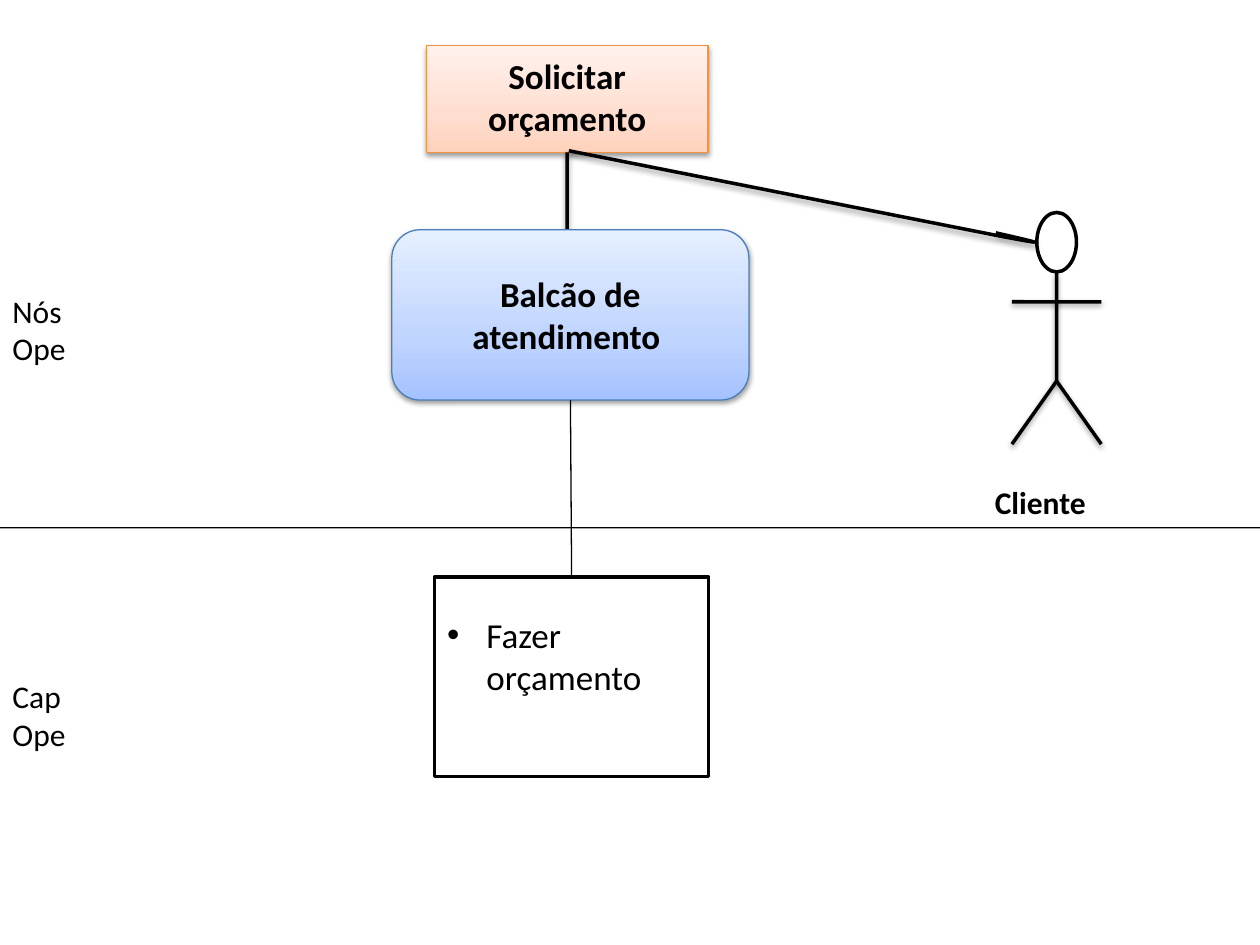
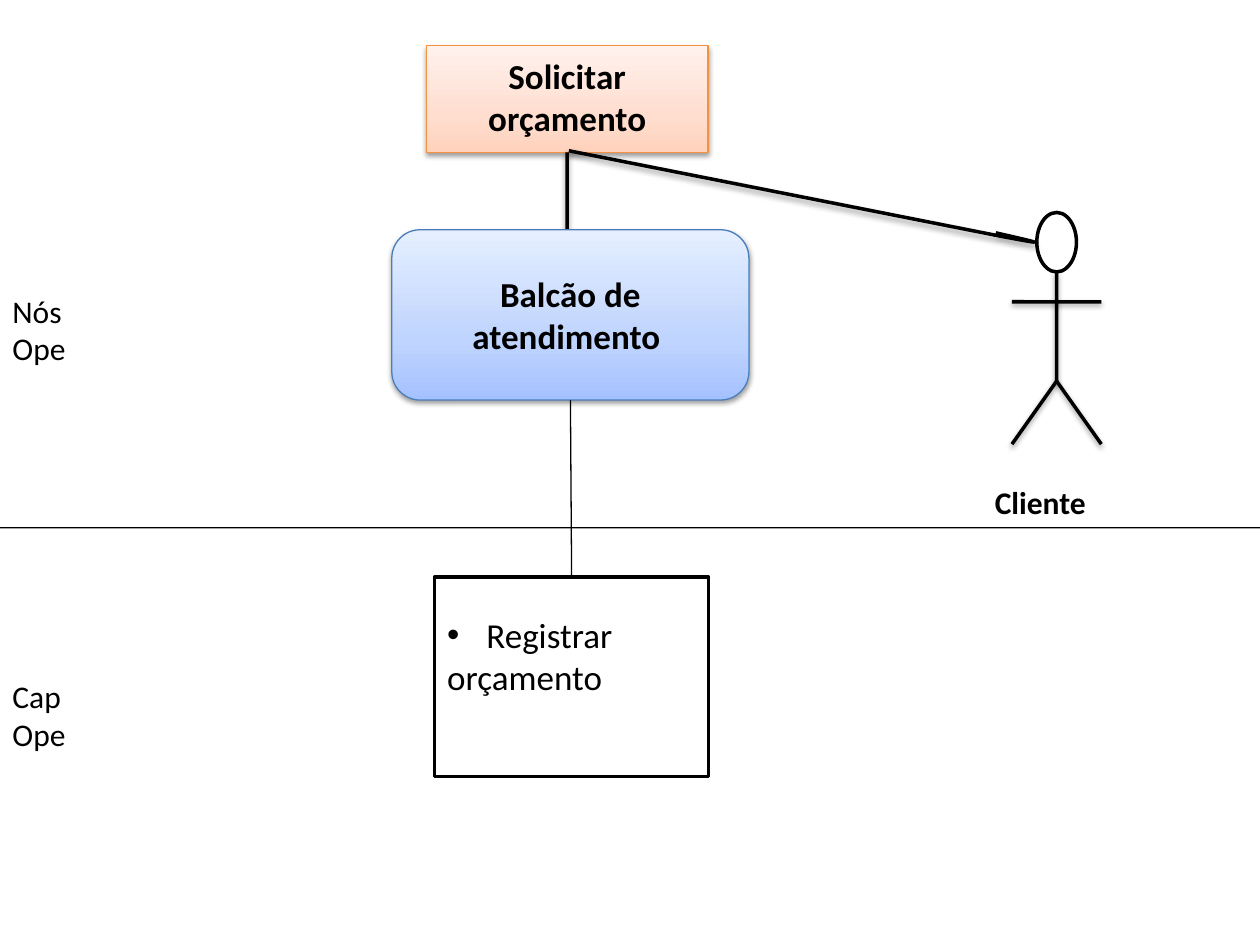
Before and after one commit to thiagobrunoalexandre/Oficina-de-Projeto-de-Empresa-1, a slide deck: slide 3 of Artefatos/15. Arquitetura de Negócio para cada Cenário.pptx. Drawn at 1260x945 pixels with LibreOffice and Linux fonts; fonts in the diff are those of the drawing. Boxes give left, top, right and bottom in pixels: in the first picture for what was removed or moved away, otherwise in the second. Text is boxed around its words. In the diff, an @@ line names an element or a change of style, - is before the commit and + after.

```diff
--- a/Artefatos/15. Arquitetura de Negócio para cada Cenário.pptx
+++ b/Artefatos/15. Arquitetura de Negócio para cada Cenário.pptx
@@ text in rectangle at [447,624,612,696]: text changed @@
-• Fazer orçamento
+• Registrar
+orçamento
```
Also in this commit, not shown: 1 other slide changed.
